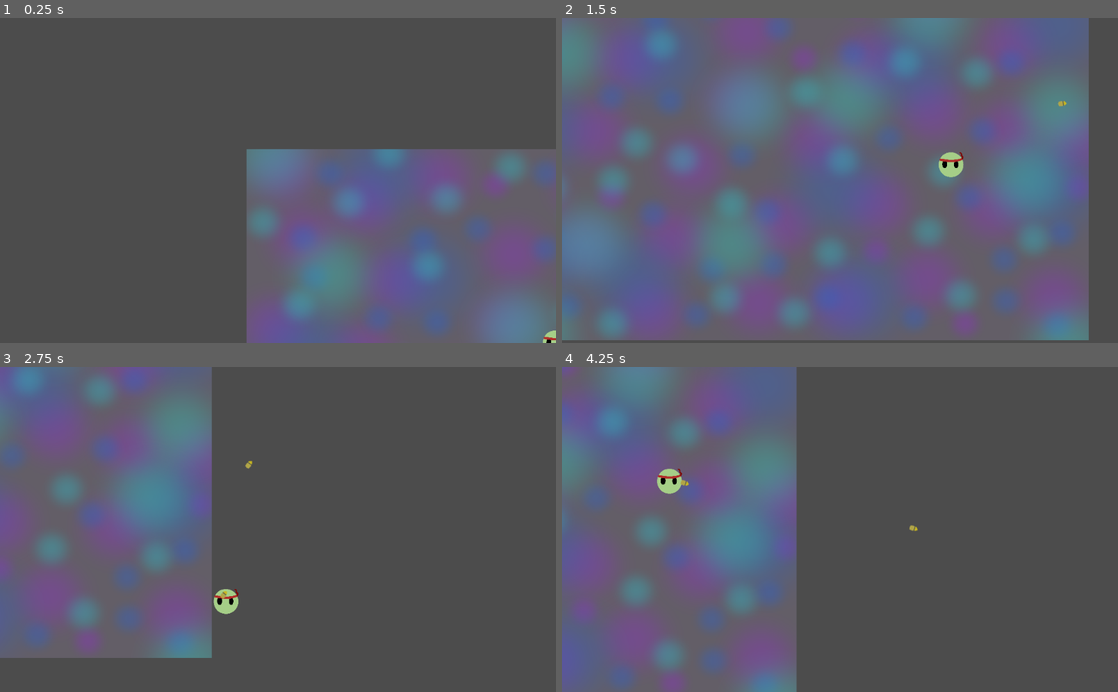
Above: before the commit, frames 1-4 (two rows, left to right).
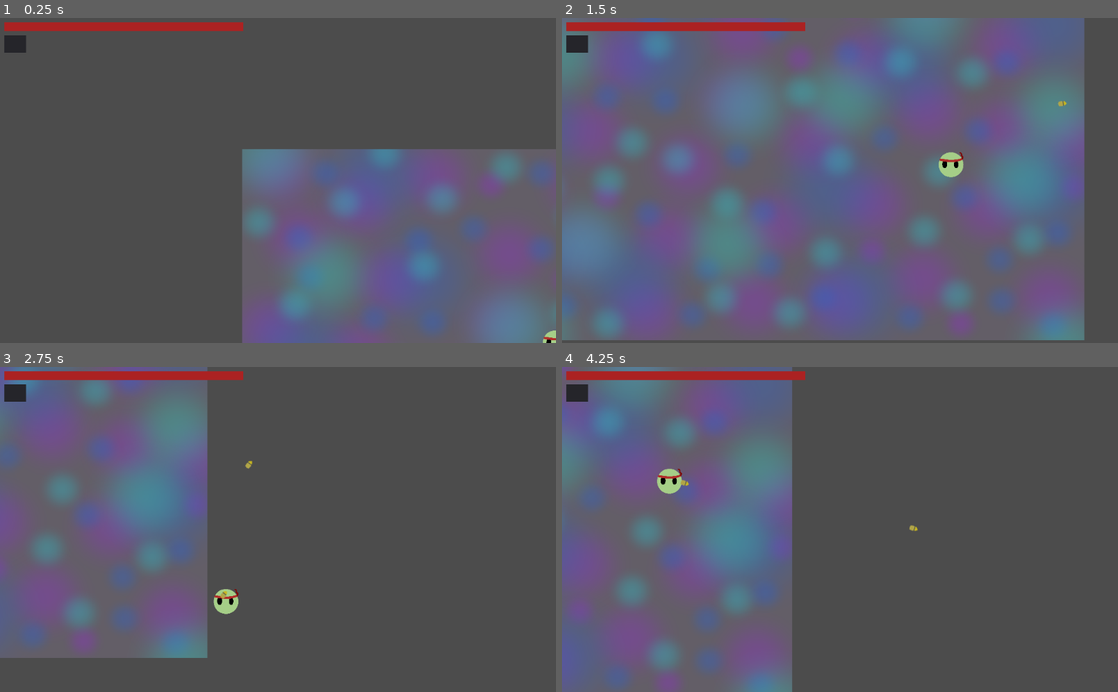
Above: after the commit, the same moments.

Repository: BobWizardLad/combo-gun
Game: Godot game, scene res://Root Scene.tscn
Same seed, same stepped clock (60 frames per second), same inputs: the game is played once before the commit and once after it.
Inputs (mouse positions are in pixels of both pictures, inside the frame that each line leads up to):
- Up to frame 1 (0.25 s): no input
- Up to frame 2 (1.5 s): tap Enter at 0.5 s; move the mouse to (962, 164) at 0.52 s; press the mouse at (962, 164) at 0.53 s; hold D (move_right) 0.53-1.28 s; move the mouse to (728, 196) at 1.27 s; release the mouse at (728, 196) at 1.28 s; hold S (move_down) from 1.28 s (still down); click (728, 196) at 1.35 s
- Up to frame 3 (2.75 s): move the mouse to (333, 458) at 2.02 s; release S (move_down) at 2.03 s; press the mouse at (333, 458) at 2.03 s; hold D (move_right) from 2.03 s (still down)
- Up to frame 4 (4.25 s): move the mouse to (812, 594) at 2.77 s; release D (move_right) at 2.78 s; release the mouse at (812, 594) at 2.78 s; hold W (move_up) 2.78-3.53 s; click (812, 594) at 2.85 s; move the mouse to (1006, 578) at 3.52 s; press the mouse at (1006, 578) at 3.53 s; hold A (move_left) from 3.53 s (still down)

The runs differ from the first frame. In frame 1, 1.8% of the frame differs, in the area x 0-45%, y 1-100%; in frame 2, 2.2%, in the area x 0-95%, y 0-100%; in frame 3, 2.1%; in frame 4, 2.2%.

Commit message:
Code Cleanup #1: Spicy Duck Sauce
No functional changes, but bullets use aw timer node to decay, and the UI will now attach to the screen correctly regardless of screen size. Some junk nodes have been deleted. On with features!

Diff:
--- a/Bullet.gd
+++ b/Bullet.gd
@@ -1,14 +1,17 @@
 extends "res://Entity.gd"
 
 # Character Variables
-var lifespan = 100
+var timer = null
+
+# Action to take on timer timeout: Remove Sprite
+func despawn():
+	queue_free()
 
 # Called when the node enters the scene tree for the first time.
-#func _ready():
-#	pass
+func _ready():
+	var timer = get_node("Lifespan")
+	timer.connect("timeout", self, "despawn")
 
 # Called every frame. 'delta' is the elapsed time since the previous frame.
 func _process(delta):
-	if(lifespan <= 0):
-		queue_free()
-	lifespan -= 1
+	pass
--- /dev/null
+++ b/Bullet.tscn
@@ -0,0 +1,22 @@
+[gd_scene load_steps=4 format=2]
+
+[ext_resource path="res://Bullet.gd" type="Script" id=1]
+[ext_resource path="res://bullet.png" type="Texture" id=2]
+
+[sub_resource type="CapsuleShape2D" id=1]
+radius = 5.01044
+height = 5.95808
+
+[node name="Bullet" type="KinematicBody2D"]
+script = ExtResource( 1 )
+
+[node name="Sprite" type="Sprite" parent="."]
+texture = ExtResource( 2 )
+
+[node name="CollisionShape2D" type="CollisionShape2D" parent="."]
+rotation = 1.56731
+shape = SubResource( 1 )
+
+[node name="Lifespan" type="Timer" parent="."]
+wait_time = 0.5
+autostart = true
--- a/Entity.gd
+++ b/Entity.gd
@@ -9,7 +9,6 @@
 func _ready():
 	screen_size = get_viewport_rect().size
 
-
 # Called every frame. 'delta' is the elapsed time since the previous frame.
 func _process(delta):
 	velocity = velocity.normalized() * speed
--- /dev/null
+++ b/GameUI.tscn
@@ -0,0 +1,28 @@
+[gd_scene load_steps=2 format=2]
+
+[ext_resource path="res://UIController.gd" type="Script" id=1]
+
+[node name="GameUI" type="Control"]
+margin_right = 40.0
+margin_bottom = 40.0
+script = ExtResource( 1 )
+
+[node name="ColorRect2" type="ColorRect" parent="."]
+margin_left = 8.0
+margin_top = 8.0
+margin_right = 448.0
+margin_bottom = 24.0
+color = Color( 0.0980392, 0.0980392, 0.0980392, 1 )
+
+[node name="ColorRect" type="ColorRect" parent="."]
+margin_left = 8.0
+margin_top = 8.0
+margin_right = 448.0
+margin_bottom = 24.0
+color = Color( 0.670588, 0.133333, 0.133333, 1 )
+
+[node name="Panel" type="Panel" parent="."]
+margin_left = 8.0
+margin_top = 32.0
+margin_right = 48.0
+margin_bottom = 64.0
--- a/Player.gd
+++ b/Player.gd
@@ -8,8 +8,7 @@
 
 # Preloaded Assets
 var gunshot_rifle = preload("res://gunshot_rifle.mp3")
-
-
+var scene_resource = preload("res://Bullet.tscn")
 
 # Player Motion
 func move_input(delta):
@@ -26,11 +25,7 @@
 # Take in bullet target and speed, and spawn the bullet in the world
 func fire_bullet(target_vector, speed):
 	var bullet_vec = Vector2(target_vector.x - global_position.x, target_vector.y - global_position.y).normalized()
-	var bullet = KinematicBody2D.new()
-	var bullet_sprite = Sprite.new()
-	bullet_sprite.texture = load("res://bullet.png")
-	bullet.set_script(load("res://Bullet.gd"))
-	bullet.add_child(bullet_sprite)
+	var bullet = scene_resource.instance()
 	bullet.velocity = bullet_vec
 	bullet.speed = speed
 	bullet.position = position
--- a/PlayerCam.gd
+++ b/PlayerCam.gd
@@ -1,12 +1,10 @@
 extends Camera2D
 
-# Called when the node enters the scene tree for the first time.
-func _ready():
-	pass
-
+var screen_size
 
 # Called every frame. 'delta' is the elapsed time since the previous frame.
 func _process(delta):
+	screen_size = get_viewport_rect().size
 	offset.x = (get_global_mouse_position().x - get_parent().position.x) / 2
 	offset.y = (get_global_mouse_position().y - get_parent().position.y) / 2
-	pass
+	$GameUI.set_position(Vector2((position.x + offset.x) - (screen_size.x/2), (position.y + offset.y) - (screen_size.y/2)))
--- a/Root Scene.tscn
+++ b/Root Scene.tscn
@@ -1,18 +1,17 @@
-[gd_scene load_steps=7 format=2]
+[gd_scene load_steps=8 format=2]
 
-[ext_resource path="res://Entity.gd" type="Script" id=1]
 [ext_resource path="res://Player.gd" type="Script" id=2]
 [ext_resource path="res://floor.png" type="Texture" id=3]
 [ext_resource path="res://player.png" type="Texture" id=4]
 [ext_resource path="res://PlayerCam.gd" type="Script" id=5]
 [ext_resource path="res://Strange Corridoors.mp3" type="AudioStream" id=6]
+[ext_resource path="res://GameUI.tscn" type="PackedScene" id=7]
+
+[sub_resource type="CapsuleShape2D" id=1]
+radius = 24.0
+height = 0.0
 
 [node name="Root Scene" type="Node2D"]
-
-[node name="Entity" type="KinematicBody2D" parent="."]
-script = ExtResource( 1 )
-
-[node name="Item" type="Node" parent="."]
 
 [node name="Floor" type="Sprite" parent="."]
 position = Vector2( 504, 344 )
@@ -20,7 +19,7 @@
 texture = ExtResource( 3 )
 
 [node name="Player" type="KinematicBody2D" parent="."]
-position = Vector2( 512, 320 )
+position = Vector2( 520, 320 )
 script = ExtResource( 2 )
 __meta__ = {
 "_edit_group_": true
@@ -34,7 +33,17 @@
 current = true
 script = ExtResource( 5 )
 
+[node name="GameUI" parent="Player/PlayerCam" instance=ExtResource( 7 )]
+margin_left = -512.0
+margin_top = -296.0
+margin_right = -472.0
+margin_bottom = -256.0
+
 [node name="PlayerSounds" type="AudioStreamPlayer2D" parent="Player"]
+
+[node name="CollisionShape2D" type="CollisionShape2D" parent="Player"]
+position = Vector2( 0, 1 )
+shape = SubResource( 1 )
 
 [node name="AudioStreamPlayer" type="AudioStreamPlayer" parent="."]
 stream = ExtResource( 6 )
--- /dev/null
+++ b/UIController.gd
@@ -0,0 +1,16 @@
+extends Control
+
+
+# Declare member variables here. Examples:
+# var a = 2
+# var b = "text"
+
+
+# Called when the node enters the scene tree for the first time.
+func _ready():
+	pass # Replace with function body.
+
+
+# Called every frame. 'delta' is the elapsed time since the previous frame.
+func _process(delta):
+	pass
